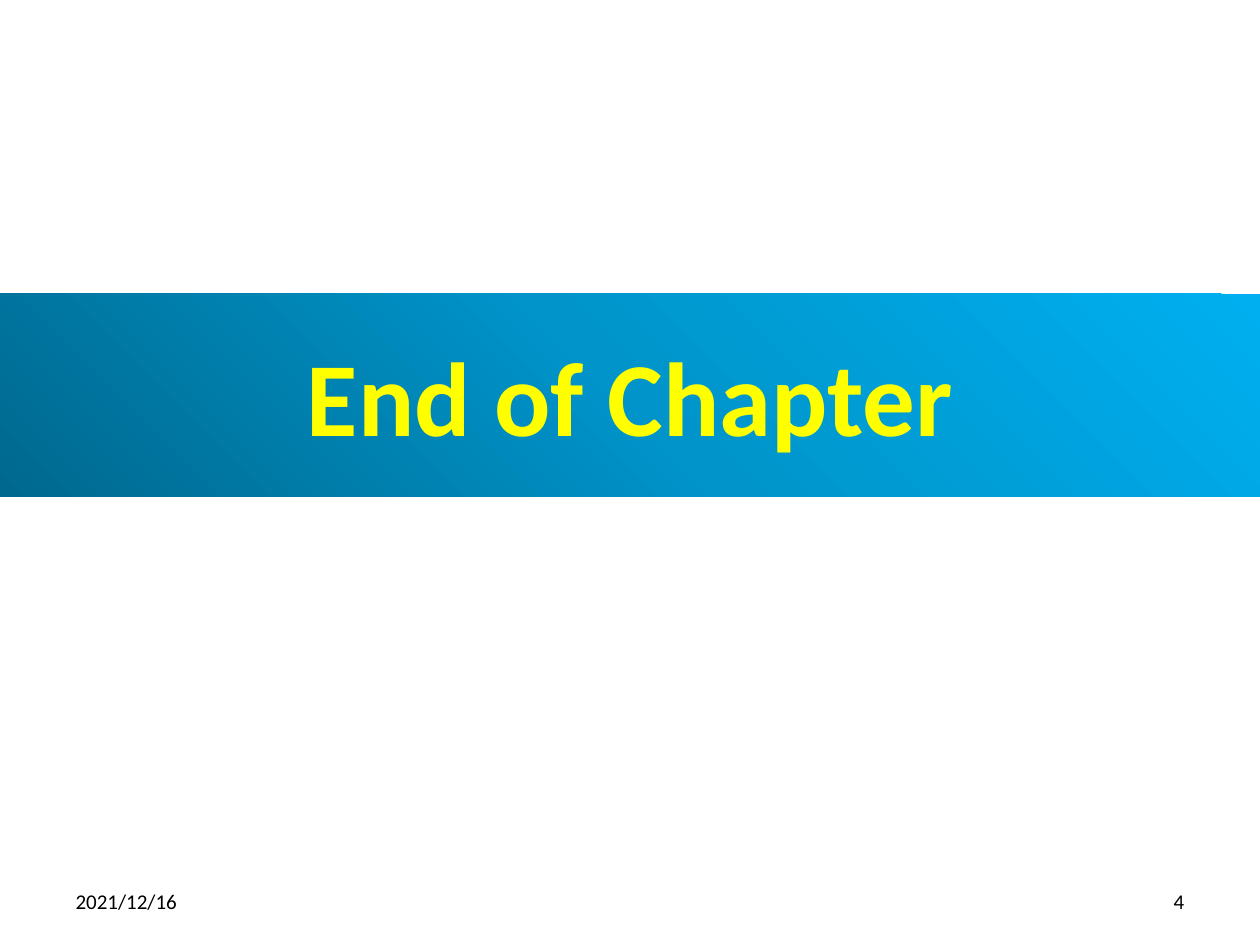
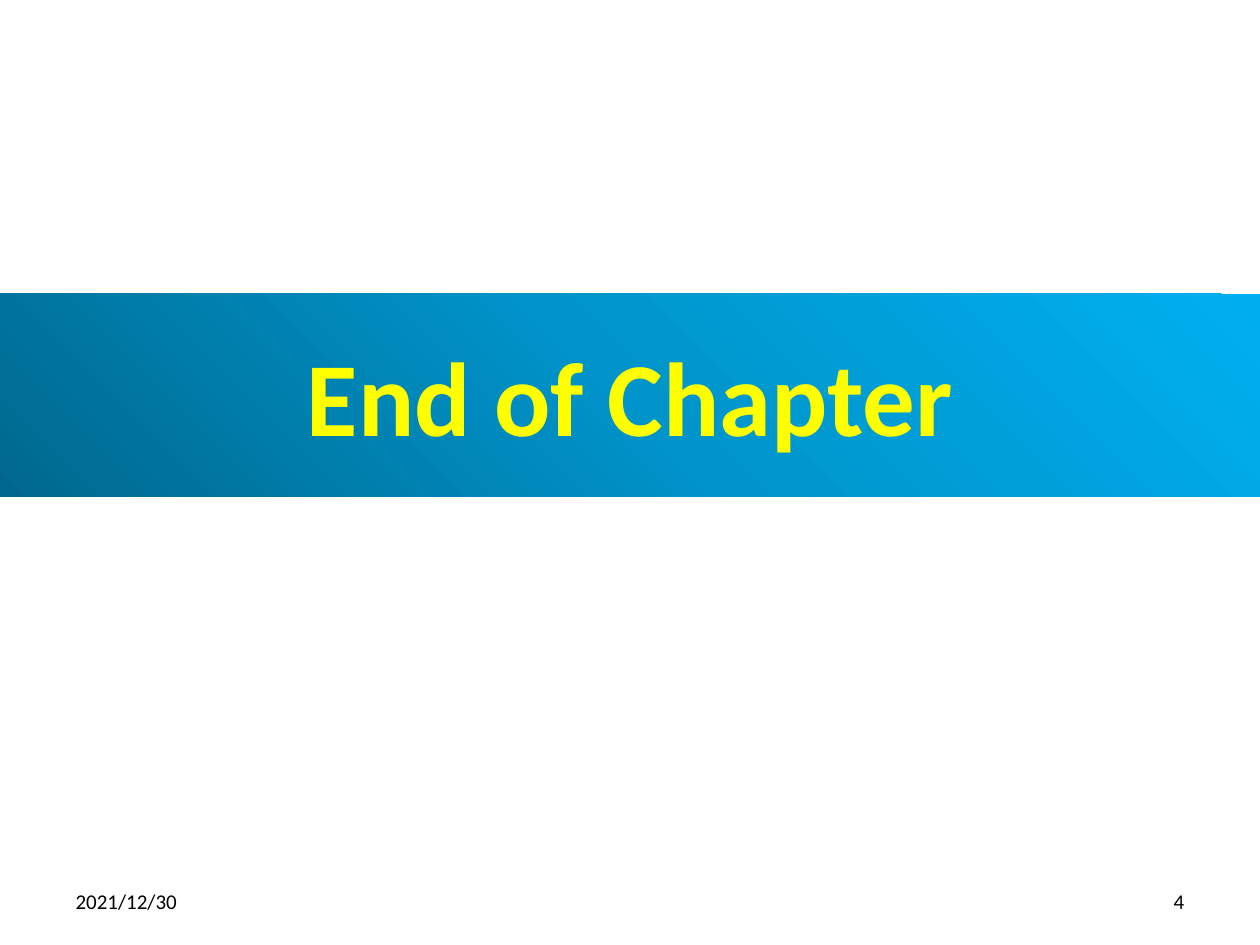
Before and after one commit to peterhchen/650_DockerPythonGUI, a slide deck: slide 4 of 00_DockerPythonGui_Syllabus.pptx. Drawn at 1260x945 pixels with LibreOffice and Linux fonts; fonts in the diff are those of the drawing. Boxes give left, top, right and bottom in pixels: in the first picture for what was removed or moved away, otherwise in the second. Text is boxed around its words. In the diff, an @@ line names an element or a change of style, - is before the commit and + after.

```diff
--- a/00_DockerPythonGui_Syllabus.pptx
+++ b/00_DockerPythonGui_Syllabus.pptx
@@ text at box(76, 894, 177, 910): text changed @@
-2021/12/16
+2021/12/30
```
Also in this commit, not shown: 3 other slides changed.
